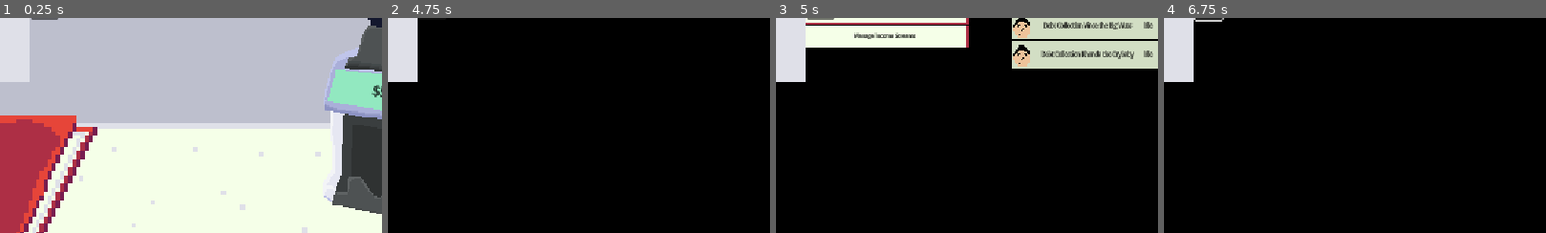
Above: before the commit, frames 1-4 (left to right).
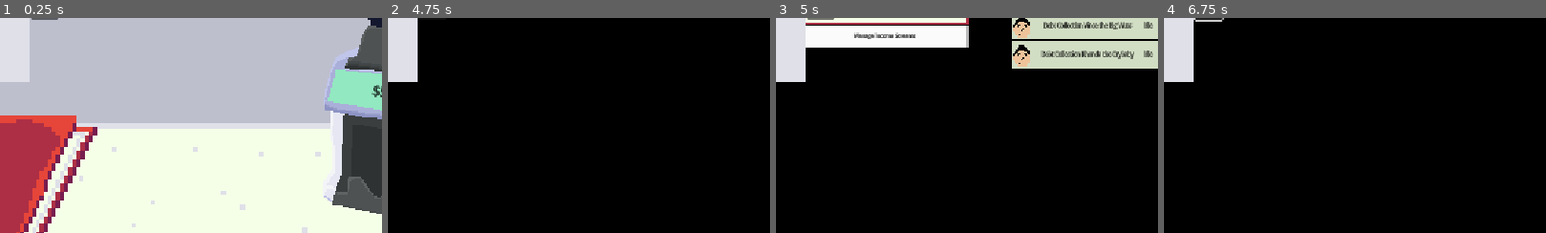
Above: after the commit, the same moments.

Repository: deruitda/ludum-dare-58
Game: Godot game, scene res://main.tscn
Same seed, same stepped clock (60 frames per second), same inputs: the game is played once before the commit and once after it.
Inputs (mouse positions are % of the whole screen's width and height, from its top left):
- Up to frame 1 (0.25 s): no input
- Up to frame 2 (4.75 s): click "Accept" at 0.5 s; click "Accept" at 1.25 s; click "Next Week" at 2 s; click "Next Week" at 2.75 s; click (22, 72) at 3.5 s; click "<" at 4.25 s
- Up to frame 3 (5 s): no input
- Up to frame 4 (6.75 s): click (38, 30) at 5 s; click (27, 16) at 5.75 s; click ">" at 6.5 s
The pictures show only the part of the screen within x 24-74%, y 31-81%; the shares and areas given below are measured in that part.

Frames 1-2 are identical in both runs. In frame 3, less than 0.1% of the frame differs, in the area x 49-51%, y 3-14%; in frame 4, nothing differs.

Commit message:
disable buttons

Diff:
--- a/scenes/binder/binder.gd
+++ b/scenes/binder/binder.gd
@@ -9,6 +9,8 @@
 @onready var animated_sprite_2d: AnimatedSprite2D = $AnimatedSprite2D
 @onready var x_button: TextureButton = $"X-Button"
 @onready var table_of_contents: VBoxContainer = $TableOfContents
+@onready var workers_button: TextureButton = $TableOfContents/Workers/WorkersButton
+@onready var income_streams_button: TextureButton = $TableOfContents/IncomeStreams/IncomeStreamsButton
 
 var active_view: Node
 
@@ -54,6 +56,8 @@
 func open_binder():
 	reset_pages()
 	income_streams_page.refresh()
+	income_streams_button.disabled = true
+	workers_button.disabled = false
 	animated_sprite_2d.play("raise")
 	visible = true
 
@@ -109,12 +113,24 @@
 
 
 func _on_workers_button_pressed() -> void:
+	if active_view == workers_page:
+		return
+
+	income_streams_button.disabled = false
+	workers_button.disabled = true
+
 	reset_pages()
 	workers_page.refresh()
 	change_page(workers_page)
 
 
 func _on_income_streams_button_pressed() -> void:
+	if active_view == income_streams_page:
+		return
+
+	income_streams_button.disabled = true
+	workers_button.disabled = false
+
 	reset_pages()
 	income_streams_page.refresh()
 	change_page(income_streams_page)
--- a/scenes/binder/binder.tscn
+++ b/scenes/binder/binder.tscn
@@ -1640,7 +1640,6 @@
 texture_hover = ExtResource("9_bdmok")
 
 [node name="TableOfContents" type="VBoxContainer" parent="."]
-visible = false
 offset_left = -610.0
 offset_top = 156.0
 offset_right = -85.0
@@ -1657,6 +1656,7 @@
 texture_normal = ExtResource("10_bxq2y")
 texture_pressed = ExtResource("11_pc2nc")
 texture_hover = ExtResource("12_6dbm8")
+texture_disabled = ExtResource("11_pc2nc")
 stretch_mode = 0
 
 [node name="Label" type="Label" parent="TableOfContents/Workers"]
@@ -1689,6 +1689,7 @@
 texture_normal = ExtResource("10_bxq2y")
 texture_pressed = ExtResource("11_pc2nc")
 texture_hover = ExtResource("12_6dbm8")
+texture_disabled = ExtResource("11_pc2nc")
 stretch_mode = 0
 
 [node name="Label" type="Label" parent="TableOfContents/IncomeStreams"]
